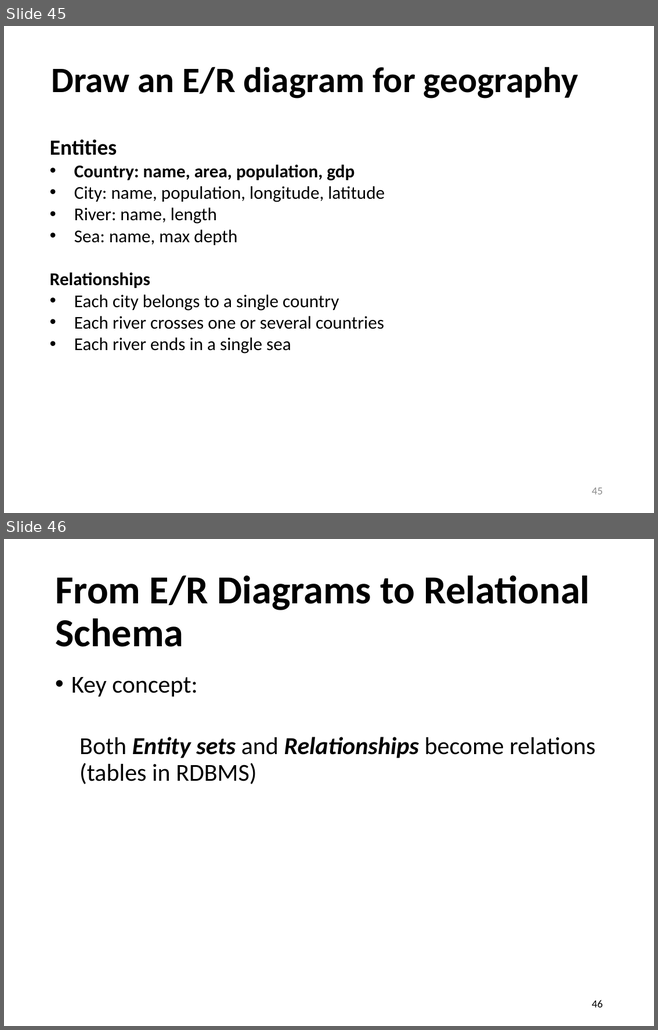
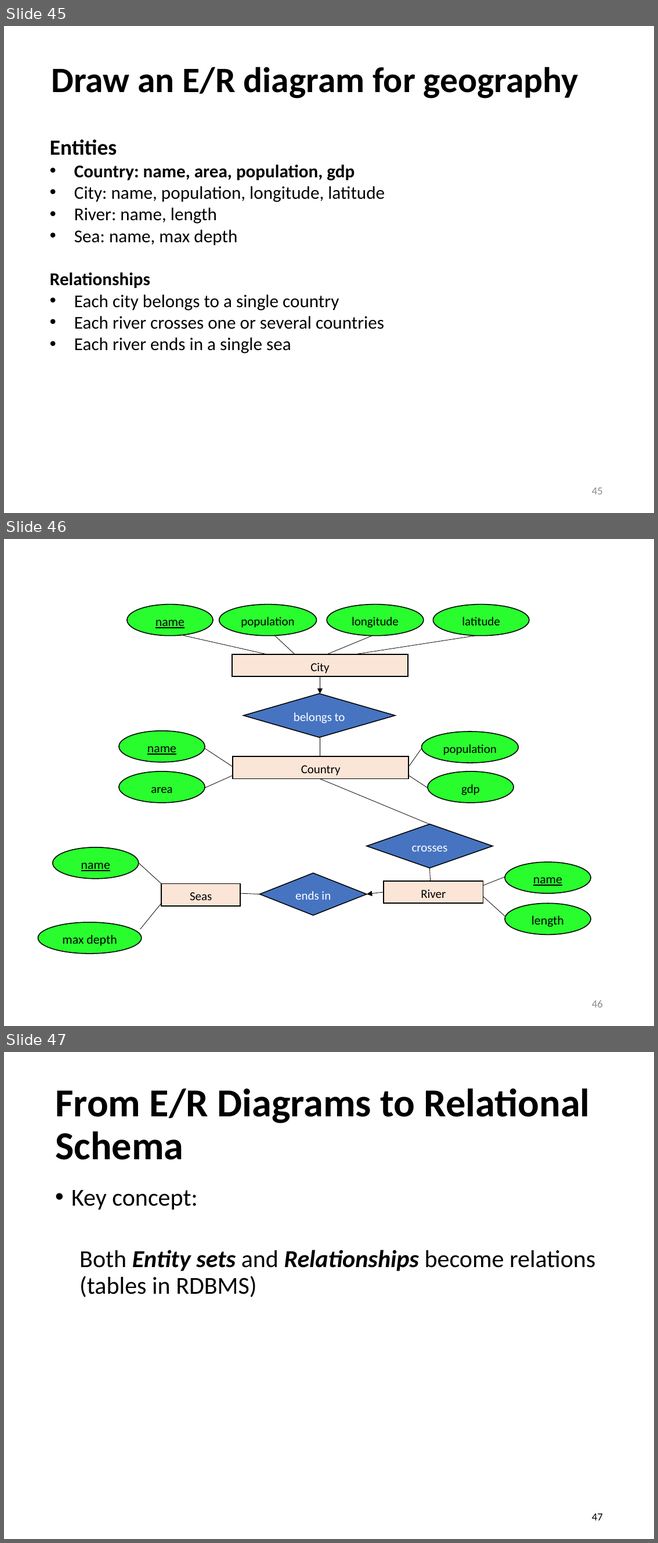
Before and after one commit to sfu-db/cmpt354, a slide deck: Lectures/lec8-er-model.pptx. Shown one above the other, each under a label of ours: slides 45 and 46 before the commit, slides 45, 46 and 47 after it. The pictures are 658x1030 and 658x1543 pixels, drawn with LibreOffice and Linux fonts; fonts in the diff are those of the drawing. Boxes give left, top, right and bottom in pixels: in the first picture for what was removed or moved away, otherwise in the second. Text is boxed around its words. In the diff, an @@ line names an element or a change of style, - is before the commit and + after.

```diff
--- a/Lectures/lec8-er-model.pptx
+++ b/Lectures/lec8-er-model.pptx
@@ slide 46 added at (x1=4, y1=539, x2=654, y2=1026), background #FFFFFF @@
@@ line added from (139, 863) to (161, 884), #000000 0.5 pt @@
@@ group added at (x1=38, y1=605, x2=590, y2=954): 15 lines, 12 ellipses, 4 rectangles, 3 diamonds, 2 arrows @@
+name
+population
+longitude
+latitude
+City
+belongs to
+Country
+name
+area
+population
+gdp
+crosses
+River
+name
+length
+ends in
+Seas
+name
+max depth
@@ page number added at (x1=592, y1=1000, x2=603, y2=1008), 12 pt, text #8C8C8C @@
+46
@@ what was slide 46 is now slide 47 @@
@@ page number at (x1=592, y1=1514, x2=603, y2=1521): text changed @@
-46
+47
```
Also in this commit, not shown: 7 slides changed, 5 other files.
